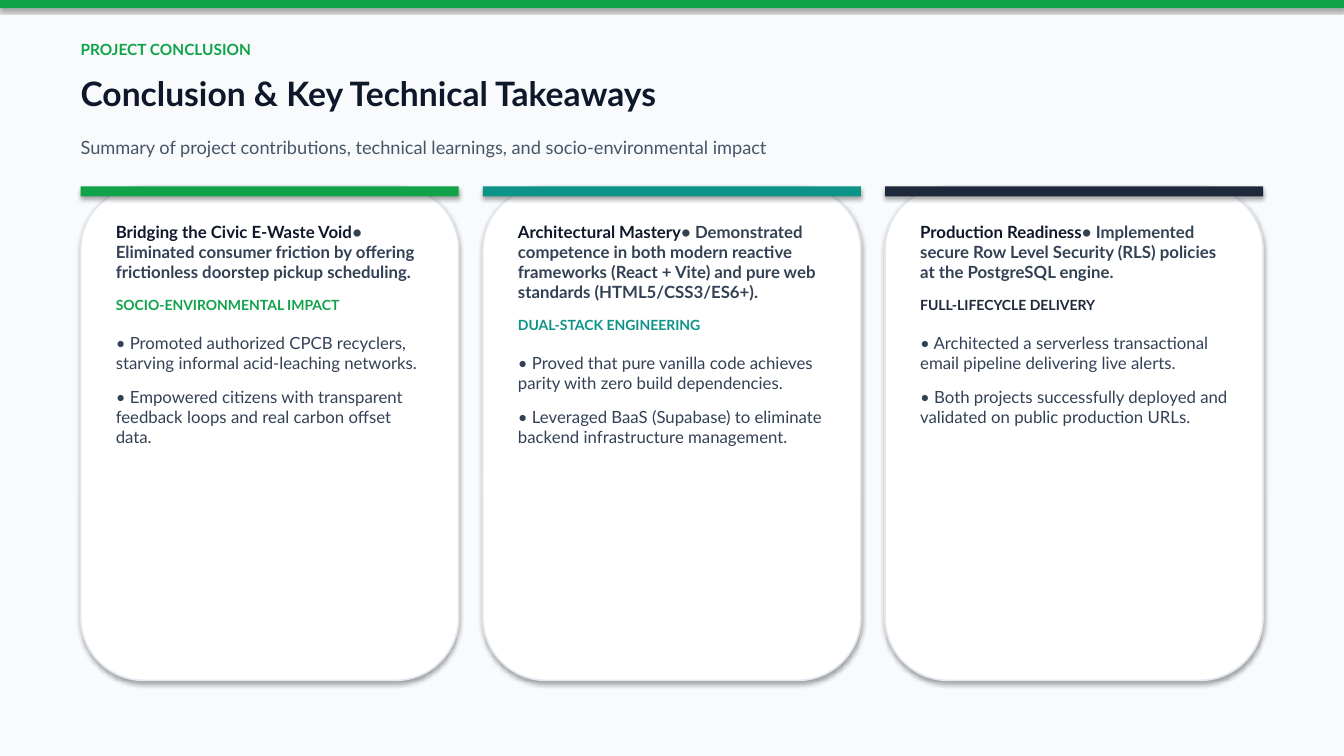
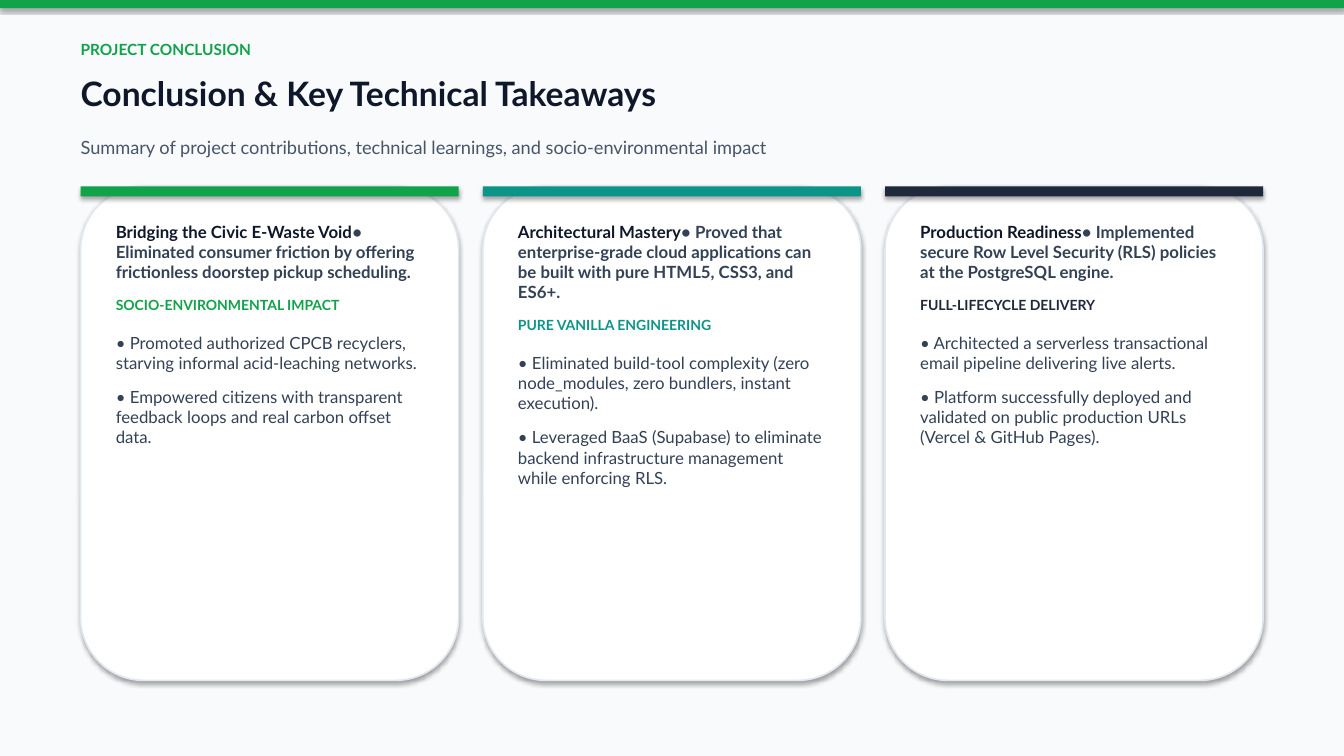
Before and after one commit to chandan-bk/ecocycle-vanilla, a slide deck: slide 14 of EcoCycle_Project_Presentation.pptx. Drawn at 1344x756 pixels with LibreOffice and Linux fonts; fonts in the diff are those of the drawing. Boxes give left, top, right and bottom in pixels: in the first picture for what was removed or moved away, otherwise in the second. Text is boxed around its words. In the diff, an @@ line names an element or a change of style, - is before the commit and + after.

Commit message:
docs(presentation): restrict presentation deck strictly to pure vanilla web stack

```diff
--- a/EcoCycle_Project_Presentation.pptx
+++ b/EcoCycle_Project_Presentation.pptx
@@ text at [518,225,822,487]: text changed; bold off @@
-Architectural Mastery• Demonstrated competence in both modern reactive frameworks (React + Vite) and pure web standards (HTML5/CSS3/ES6+).
-DUAL-STACK ENGINEERING
-• Proved that pure vanilla code achieves parity with zero build dependencies.
-• Leveraged BaaS (Supabase) to eliminate backend infrastructure management.
+Architectural Mastery• Proved that enterprise-grade cloud applications can be built with pure HTML5, CSS3, and ES6+.
+PURE VANILLA ENGINEERING
+• Eliminated build-tool complexity (zero node_modules, zero bundlers, instant execution).
+• Leveraged BaaS (Supabase) to eliminate backend infrastructure management while enforcing RLS.
@@ text at [920,390,1192,446]: text changed @@
-• Both projects successfully deployed and validated on public production URLs.
+• Platform successfully deployed and validated on public production URLs (Vercel & GitHub Pages).
```
Also in this commit, not shown: 6 other slides changed, 1 other file.
